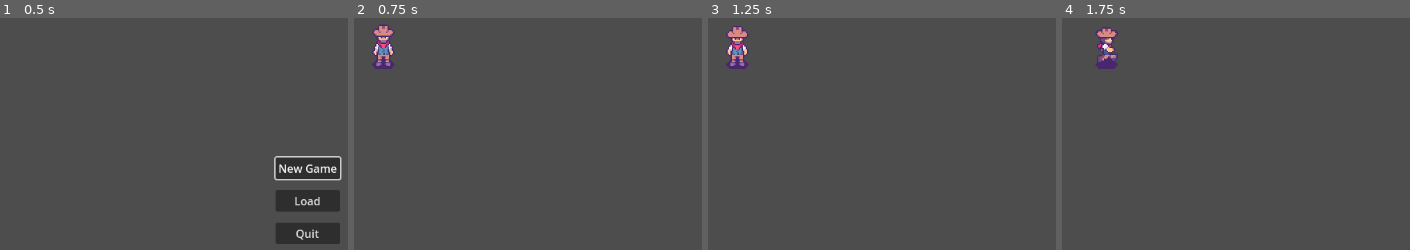
Above: before the commit, frames 1-4 (left to right).
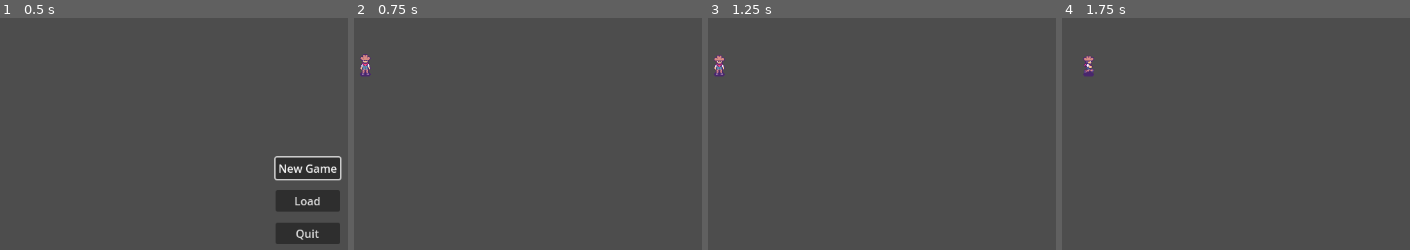
Above: after the commit, the same moments.

Repository: SameerShafayet/Campfire
Game: Godot game, scene res://main.tscn
Two runs of this game, one before a commit and one after it. Both use one fixed random seed, a clock stepped at 60 frames per second and the inputs below.
Inputs:
- Up to frame 1 (0.5 s): no input
- Up to frame 2 (0.75 s): click "New Game" at 0.5 s
- Up to frame 3 (1.25 s): no input
- Up to frame 4 (1.75 s): tap Enter at 1.25 s; hold Right (ui_right) from 1.28 s (still down)

Frame 1 is identical in both runs. In frame 2, 1.1% of the frame differs, in the area x 1-12%, y 3-25%; in frame 3, 1.1%; in frame 4, 1.1%.

Commit message:
player & enemy combined

Diff:
--- /dev/null
+++ b/Enemy.gd
@@ -0,0 +1,27 @@
+extends CharacterBody2D
+
+# Enemy movement speed
+@export var speed = 50
+
+#it’s the current movement direction of the cactus enemy.
+var direction : Vector2
+
+#direction and animation to be updated throughout game state
+var new_direction = Vector2(0,1) #only move one spaces
+
+# RandomNumberGenerator to generate timer countdown value
+var rng = RandomNumberGenerator.new()
+
+#timer reference to redirect the enemy if collision events occur & timer countdown reaches 0
+var timer = 0
+
+#player scene ref
+var player
+
+
+#When the enemy enters the scene tree, we need to do two things:
+#Initialize the Player node reference
+#Initialize the random number generator
+func _ready():
+	player = get_tree().root.get_node("Main/Player")
+	rng.randomize()
--- /dev/null
+++ b/Enemy.tscn
@@ -0,0 +1,41 @@
+[gd_scene load_steps=6 format=3 uid="uid://evhw7rx1va06"]
+
+[ext_resource type="Script" path="res://Enemy.gd" id="1_7dkpk"]
+[ext_resource type="Texture2D" uid="uid://dnse5o6sewrj3" path="res://enemy.PNG" id="1_8l8mw"]
+
+[sub_resource type="CapsuleShape2D" id="CapsuleShape2D_qeqcm"]
+radius = 95.0
+height = 288.0
+
+[sub_resource type="AtlasTexture" id="AtlasTexture_wobwv"]
+atlas = ExtResource("1_8l8mw")
+region = Rect2(0, 288, 85, 72)
+
+[sub_resource type="SpriteFrames" id="SpriteFrames_atpnv"]
+animations = [{
+"frames": [{
+"duration": 1.0,
+"texture": SubResource("AtlasTexture_wobwv")
+}],
+"loop": true,
+"name": &"enemy",
+"speed": 5.0
+}]
+
+[node name="Enemy" type="CharacterBody2D"]
+script = ExtResource("1_7dkpk")
+
+[node name="CollisionShape2D" type="CollisionShape2D" parent="."]
+position = Vector2(0, -1)
+shape = SubResource("CapsuleShape2D_qeqcm")
+
+[node name="AnimatedSprite2D" type="AnimatedSprite2D" parent="."]
+position = Vector2(4, 3)
+scale = Vector2(2.04118, 2.02778)
+sprite_frames = SubResource("SpriteFrames_atpnv")
+animation = &"enemy"
+
+[node name="Camera2D" type="Camera2D" parent="."]
+
+[node name="Timer" type="Timer" parent="."]
+autostart = true
--- /dev/null
+++ b/enemy_spawner.tscn
@@ -0,0 +1,6 @@
+[gd_scene format=3 uid="uid://da67x0ddynjma"]
+
+[node name="EnemySpawner" type="Node2D"]
+
+[node name="Timer" type="Timer" parent="."]
+autostart = true
--- a/main.gd
+++ b/main.gd
@@ -8,8 +8,7 @@
 
 
 func _on_new_gamebutton_pressed():
-	get_tree().change_scene_to_file("res://game.tscn")
-
+	get_tree().change_scene_to_file("res://world.tscn")
 
 func _on_loadbutton_pressed():
 	get_tree().change_scene()
--- /dev/null
+++ b/world.tscn
@@ -0,0 +1,14 @@
+[gd_scene load_steps=2 format=3 uid="uid://b61c2kkvy1umt"]
+
+[ext_resource type="PackedScene" path="res://player.tscn" id="1_abydv"]
+
+[node name="World" type="Node2D"]
+
+[node name="Label" type="Label" parent="."]
+offset_left = 58.0
+offset_top = 64.0
+offset_right = 247.0
+offset_bottom = 172.0
+
+[node name="player" parent="." instance=ExtResource("1_abydv")]
+position = Vector2(150, 126)
Binary file added: enemy.PNG
Not shown, added: enemy.PNG.import
